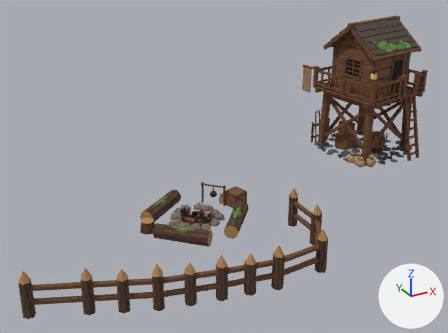
Two versions of the FBX model assets/models/facilities/OutskirtsGuardhouse.fbx, one commit apart.
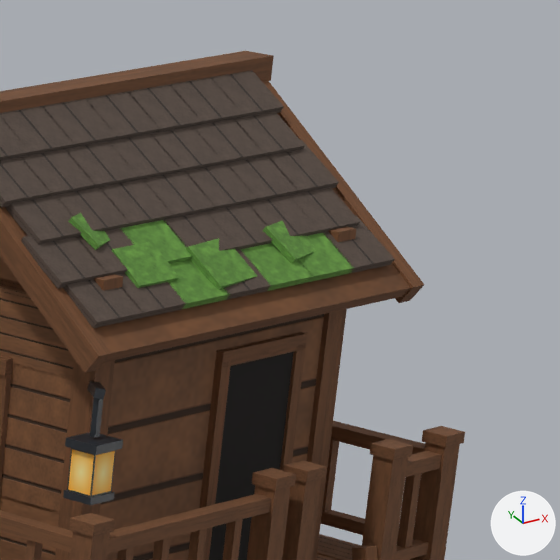
There are two pictures of each version: one whole from a camera (50 mm lens) standing at (-40.72, -48.4, 33.24) and looking at (-10.3, 6.91, 5.58), one close up on the part from 81% to 99% of the width and 2% to 27% of the height. The axes (+X, +Y, +Z) are drawn at lower right. The lights are the same throughout. The older version's two pictures come first.

Names of what the first close-up shows: 'GuardTower_Roof', 'GuardTower_Structure'.
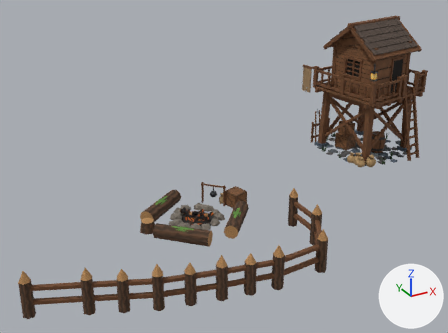
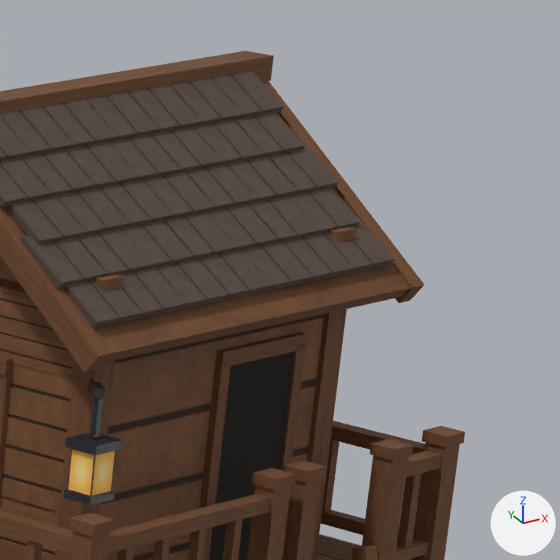
Commit message: fix(outskirts): remove moss patches from guardtower roof

Boxes (x1, y1, x2, y2) around the edits, measured in the close-ups (560 x 560 px):
part 1 of me_guardtower_roof_mesh, deleted (green)
    before: (112, 241, 179, 288)
part 2 of me_guardtower_roof_mesh, deleted (green)
    before: (68, 213, 110, 250)
part 3 of me_guardtower_roof_mesh, deleted (green)
    before: (186, 238, 257, 290)
part 4 of me_guardtower_roof_mesh, deleted (green)
    before: (262, 220, 316, 263)
part 5 of me_guardtower_roof_mesh, surface changed (green to brown)
    both: (120, 220, 354, 309)

The change, as a diff of the scene's bpy script:
```diff
--- a/assets/models/facilities/OutskirtsGuardhouse.fbx.py
+++ b/assets/models/facilities/OutskirtsGuardhouse.fbx.py
@@ me_guardtower_roof_mesh @@
 # used by ob_guardtower_roof; location = (0.0, 0.0, 0.0)
-me_guardtower_roof_mesh.from_pydata(...)  # 648 vertices, 486 faces; spans x 11.24..21.76, y 9.36..19.64, z 13.98..18.07
+me_guardtower_roof_mesh.from_pydata(...)  # 616 vertices, 462 faces; spans x 11.24..21.76, y 9.36..19.64, z 13.98..18.07
+# me_guardtower_roof_mesh part 1: the loose piece of 8 vertices spanning x 14.18..15.39, y 10.42..11.36, z 15.1..15.75 is deleted
+# me_guardtower_roof_mesh part 2: the loose piece of 8 vertices spanning x 13.53..14.64, y 11.08..12.09, z 15.77..16.31 is deleted
+# me_guardtower_roof_mesh part 3: the loose piece of 8 vertices spanning x 15.99..17.41, y 10.34..11.5, z 14.87..15.61 is deleted
+# me_guardtower_roof_mesh part 4: the loose piece of 8 vertices spanning x 18.24..19.48, y 10.85..11.92, z 15.05..15.67 is deleted
+# me_guardtower_roof_mesh part 5: 24 kept faces spanning x 14.73..20.01, y 10.12..12.06, z 14.71..16.11 get new texture (UV) coordinates
 me_guardtower_roof_mesh.materials.append(mat_mat_guardpostprops)
```
